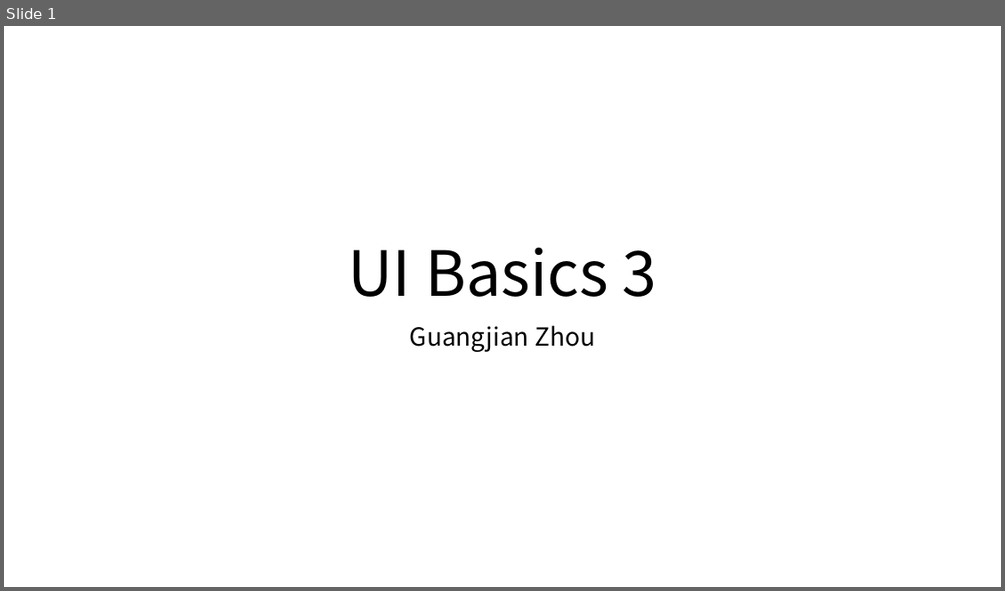
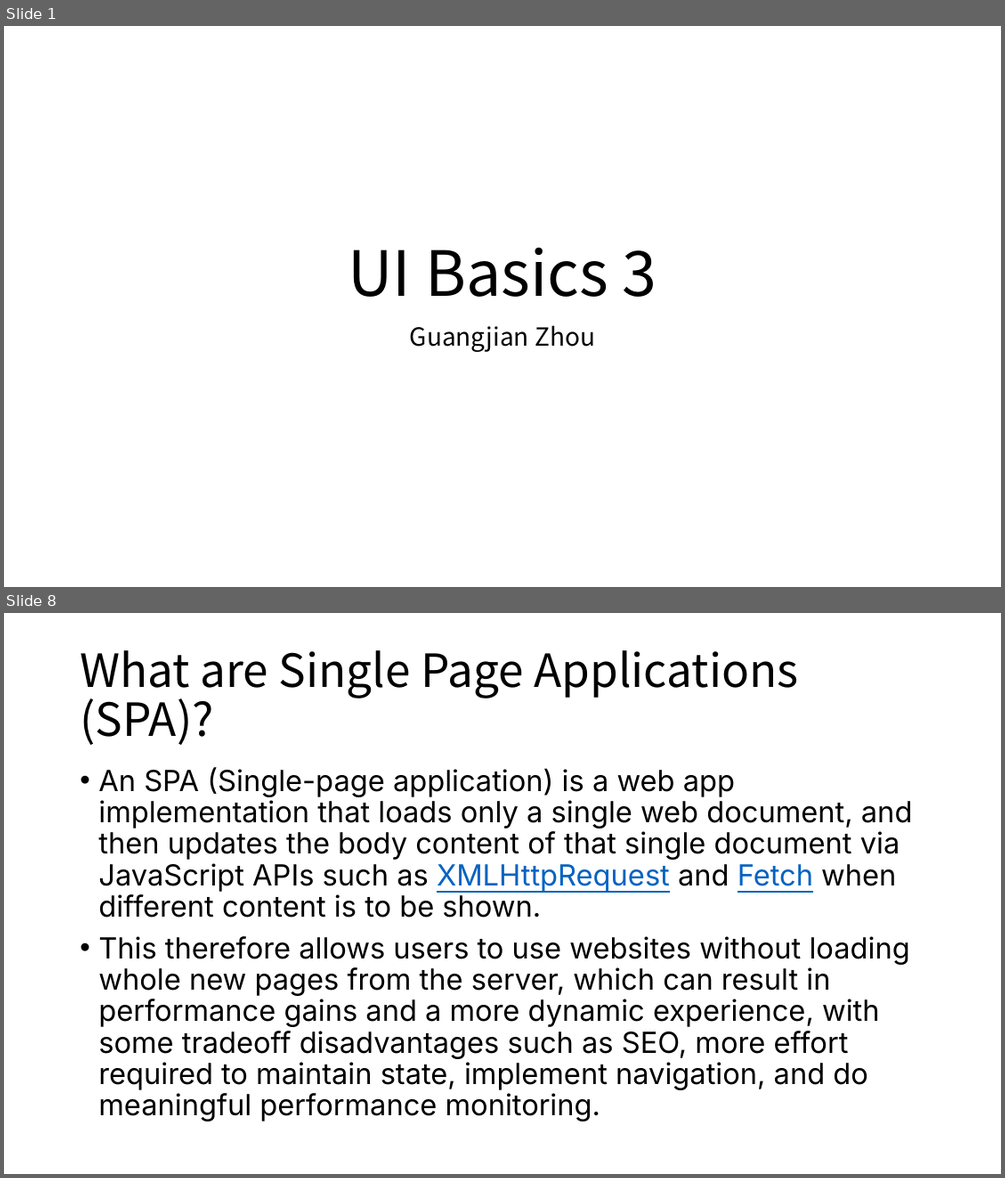
Before and after one commit to Marvioo/Cogent, a slide deck: Java Basics/UI Basics 3.pptx. Shown one above the other, each under a label of ours: slide 1 before the commit, slides 1 and 8 after it; the slides between them are not shown. The pictures are 1005x591 and 1005x1178 pixels, drawn with LibreOffice and Linux fonts; fonts in the diff are those of the drawing. Boxes give left, top, right and bottom in pixels: in the first picture for what was removed or moved away, otherwise in the second. Text is boxed around its words. In the diff, an @@ line names an element or a change of style, - is before the commit and + after.

```diff
--- a/Java Basics/UI Basics 3.pptx
+++ b/Java Basics/UI Basics 3.pptx
@@ slide 8 added at bbox=[4, 613, 1001, 1174], background #FFFFFF @@
@@ title added at bbox=[80, 650, 798, 745], 44 pt, text #000000 @@
+What are Single Page Applications (SPA)?
@@ text added at bbox=[98, 767, 913, 1121], 28 pt, text #000000 @@
+• An SPA (Single-page application) is a web app implementation that loads only a single web document, and then updates the body content of that single document via JavaScript APIs such as XMLHttpRequest and Fetch when different content is to be shown.
+• This therefore allows users to use websites without loading whole new pages from the server, which can result in performance gains and a more dynamic experience, with some tradeoff disadvantages such as SEO, more effort required to maintain state, implement navigation, and do meaningful performance monitoring.
```
Also in this commit, not shown: 2 slides changed, 12 other slides added.
